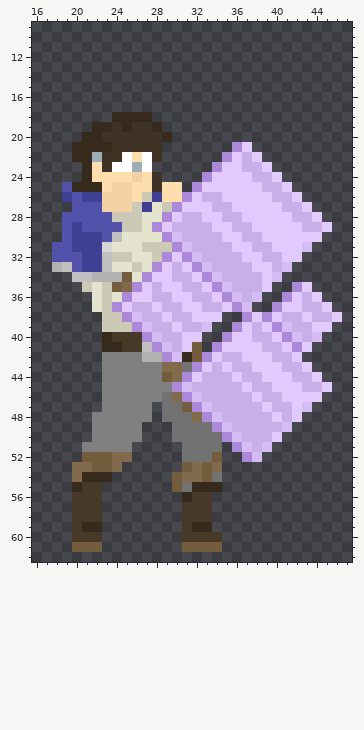
Two versions of one pixel-art sprite, Assets/Resources/Characters/Orro/Sprites/orro_blockstun.png. Above is the file before it was changed.
The file is 64x64 pixels. Colours within 5 levels of each other are drawn and written as one. Shown: x 16..47, y 9..62.
And afterwards:
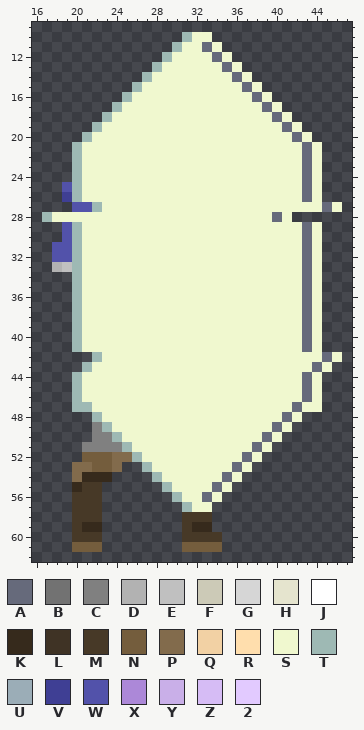
Palette (. is transparent): A #666a7b  B #727272  C #808080  D #b2b2b2  E #c0c0c0  F #cccab7  G #d6d6d6  H #e5e4ce  J #ffffff  K #362a1c  L #3f3325  M #473927  N #745d3d  P #826b4c  Q #f2d1a4  R #ffdead  S #f0f8cf  T #9eb9b4  U #9badb7  V #3f3f94  W #5252aa  X #ac88d8  Y #c9afe8  Z #d6bcf5  2 #e2caff
Commit: new orro guard animations
Edits made:
Changed rows in their new state; - is an unchanged pixel.
first column x 17:
10 --------------TSS-------------
11 -------------TSSAS------------
12 ------------TSSSSAS-----------
13 -----------TSSSSSSAS----------
14 ----------TSSSSSSSSAS---------
15 ---------TSSSSSSSSSSAS--------
16 --------TSSSSSSSSSSSSAS-------
17 -------TSSSSSSSSSSSSSSAS------
18 ------TSSSSSSSSSSSSSSSSAS-----
19 -----TSSSSSSSSSSSSSSSSSSAS----
20 ----TSSSSSSSSSSSSSSSSSSSSAS---
21 ---TSSSSSSSSSSSSSSSSSSSSSSAS--
22 ---TSSSSSSSSSSSSSSSSSSSSSSAS--
23 ---TSSSSSSSSSSSSSSSSSSSSSSAS--
24 ---TSSSSSSSSSSSSSSSSSSSSSSAS--
25 ---TSSSSSSSSSSSSSSSSSSSSSSAS--
26 ---TSSSSSSSSSSSSSSSSSSSSSSAS--
27 -----TSSSSSSSSSSSSSSSSSSSSSSAS
28 TSSSSSSSSSSSSSSSSSSSSSSAS...--
29 ---TSSSSSSSSSSSSSSSSSSSSSSAS.-
30 ---TSSSSSSSSSSSSSSSSSSSSSSAS--
31 ---TSSSSSSSSSSSSSSSSSSSSSSAS--
32 ---TSSSSSSSSSSSSSSSSSSSSSSAS--
33 ---TSSSSSSSSSSSSSSSSSSSSSSAS--
34 ---TSSSSSSSSSSSSSSSSSSSSSSAS--
35 ---TSSSSSSSSSSSSSSSSSSSSSSAS--
36 ---TSSSSSSSSSSSSSSSSSSSSSSAS--
37 ---TSSSSSSSSSSSSSSSSSSSSSSAS.-
38 ---TSSSSSSSSSSSSSSSSSSSSSSAS..
39 ---TSSSSSSSSSSSSSSSSSSSSSSAS.-
40 ---TSSSSSSSSSSSSSSSSSSSSSSAS--
41 ---TSSSSSSSSSSSSSSSSSSSSSSAS--
42 -----TSSSSSSSSSSSSSSSSSSSSSSAS
43 ----TSSSSSSSSSSSSSSSSSSSSSSAS-
44 ---TSSSSSSSSSSSSSSSSSSSSSSAS--
45 ---TSSSSSSSSSSSSSSSSSSSSSSAS.-
46 ---TSSSSSSSSSSSSSSSSSSSSSSAS--
47 ---TTSSSSSSSSSSSSSSSSSSSSASS--
48 -----TSSSSSSSSSSSSSSSSSSAS----
49 ------TSSSSSSSSSSSSSSSSAS-----
50 -------TSSSSSSSSSSSSSSAS------
51 --------TSSSSSSSSSSSSAS-------
52 ---------TSSSSSSSSSSAS--------
53 ----------TSSSSSSSSAS---------
54 -----------TSSSSSSAS----------
55 ------------TSSSSAS-----------
56 -------------TSSAS------------
57 --------------TSS-------------
